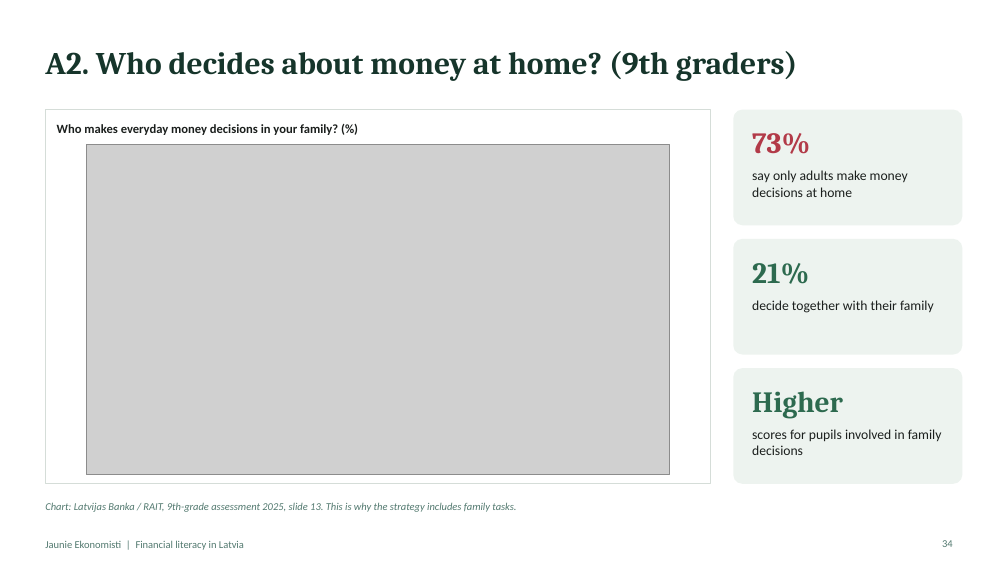
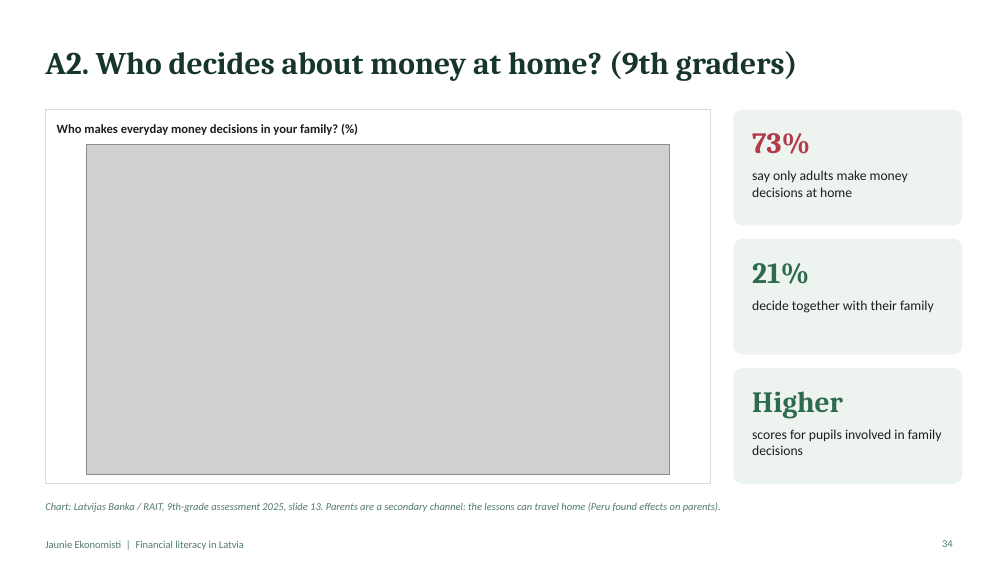
Before and after one commit to ArtisLV890/Elective-Impact-Making-for-the-Competitiveness-and-Data-Driven-Decisions-2026-2027, a slide deck: slide 34 of financial-literacy/presentation/Financial literacy in Latvia - presentation.pptx. Drawn at 1008x567 pixels with LibreOffice and Linux fonts; fonts in the diff are those of the drawing; grey boxes stand for pictures. Boxes give left, top, right and bottom in pixels: in the first picture for what was removed or moved away, otherwise in the second. Text is boxed around its words. In the diff, an @@ line names an element or a change of style, - is before the commit and + after.

```diff
--- a/financial-literacy/presentation/Financial literacy in Latvia - presentation.pptx
+++ b/financial-literacy/presentation/Financial literacy in Latvia - presentation.pptx
@@ text at (45, 502, 721, 512): text changed @@
-Chart: Latvijas Banka / RAIT, 9th-grade assessment 2025, slide 13. This is why the strategy includes family tasks.
+Chart: Latvijas Banka / RAIT, 9th-grade assessment 2025, slide 13. Parents are a secondary channel: the lessons can travel home (Peru found effects on parents).
```
Also in this commit, not shown: 3 other slides changed, 3 other files.
